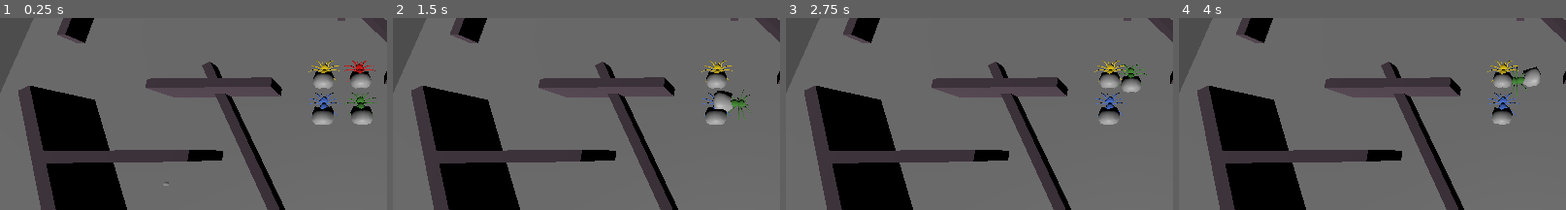
Above: before the commit, frames 1-4 (left to right).
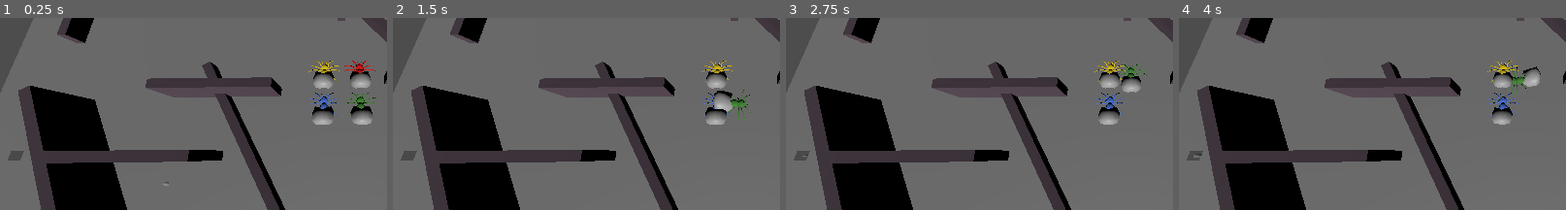
Above: after the commit, the same moments.

Repository: justfordoener/ggj_2025
Game: Godot game, scene res://scenes/level_test.tscn
Same seed, same stepped clock (60 frames per second), same inputs: the game is played once before the commit and once after it.
Inputs:
- Up to frame 1 (0.25 s): no input
- Up to frame 2 (1.5 s): tap Enter at 0.5 s; hold D (move_right) 0.53-1.28 s; hold F 0.53-1.28 s; hold S (move_down) from 1.28 s (still down); tap H at 1.35 s
- Up to frame 3 (2.75 s): tap Space at 2 s; release S (move_down) at 2.03 s; hold D (move_right) from 2.03 s (still down); hold T from 2.03 s (still down)
- Up to frame 4 (4 s): release D (move_right) at 2.78 s; release T at 2.78 s; hold W (move_up) 2.78-3.53 s; tap G at 2.85 s; tap Enter at 3.5 s; hold A (move_left) from 3.53 s (still down); hold F from 3.53 s (still down)
The pictures show only the part of the screen within x 6-56%, y 26-76%; the shares and areas given below are measured in that part.

The runs differ from the first frame. In frame 1, 0.2% of the frame differs, in the area x 2-7%, y 69-75%; in frame 2, 0.2%; in frame 3, 0.2%; in frame 4, 0.1%.

Commit message:
spawner in level, variables accessible

Diff:
--- a/project.godot
+++ b/project.godot
@@ -17,6 +17,26 @@
 
 [input]
 
+move_right={
+"deadzone": 0.5,
+"events": [Object(InputEventKey,"resource_local_to_scene":false,"resource_name":"","device":-1,"window_id":0,"alt_pressed":false,"shift_pressed":false,"ctrl_pressed":false,"meta_pressed":false,"pressed":false,"keycode":0,"physical_keycode":68,"key_label":0,"unicode":100,"location":0,"echo":false,"script":null)
+]
+}
+move_left={
+"deadzone": 0.5,
+"events": [Object(InputEventKey,"resource_local_to_scene":false,"resource_name":"","device":-1,"window_id":0,"alt_pressed":false,"shift_pressed":false,"ctrl_pressed":false,"meta_pressed":false,"pressed":false,"keycode":0,"physical_keycode":65,"key_label":0,"unicode":97,"location":0,"echo":false,"script":null)
+]
+}
+move_up={
+"deadzone": 0.5,
+"events": [Object(InputEventKey,"resource_local_to_scene":false,"resource_name":"","device":-1,"window_id":0,"alt_pressed":false,"shift_pressed":false,"ctrl_pressed":false,"meta_pressed":false,"pressed":false,"keycode":0,"physical_keycode":87,"key_label":0,"unicode":119,"location":0,"echo":false,"script":null)
+]
+}
+move_down={
+"deadzone": 0.5,
+"events": [Object(InputEventKey,"resource_local_to_scene":false,"resource_name":"","device":-1,"window_id":0,"alt_pressed":false,"shift_pressed":false,"ctrl_pressed":false,"meta_pressed":false,"pressed":false,"keycode":0,"physical_keycode":83,"key_label":0,"unicode":115,"location":0,"echo":false,"script":null)
+]
+}
 1_move_left={
 "deadzone": 0.5,
 "events": [Object(InputEventKey,"resource_local_to_scene":false,"resource_name":"","device":-1,"window_id":0,"alt_press …(191 unchanged characters)…
@@ -97,26 +117,6 @@
 "events": [Object(InputEventKey,"resource_local_to_scene":false,"resource_name":"","device":-1,"window_id":0,"alt_press …(195 unchanged characters)…
 ]
 }
-move_right={
-"deadzone": 0.5,
-"events": [Object(InputEventKey,"resource_local_to_scene":false,"resource_name":"","device":-1,"window_id":0,"alt_pressed":false,"shift_pressed":false,"ctrl_pressed":false,"meta_pressed":false,"pressed":false,"keycode":0,"physical_keycode":68,"key_label":0,"unicode":100,"location":0,"echo":false,"script":null)
-]
-}
-move_left={
-"deadzone": 0.5,
-"events": [Object(InputEventKey,"resource_local_to_scene":false,"resource_name":"","device":-1,"window_id":0,"alt_pressed":false,"shift_pressed":false,"ctrl_pressed":false,"meta_pressed":false,"pressed":false,"keycode":0,"physical_keycode":65,"key_label":0,"unicode":97,"location":0,"echo":false,"script":null)
-]
-}
-move_up={
-"deadzone": 0.5,
-"events": [Object(InputEventKey,"resource_local_to_scene":false,"resource_name":"","device":-1,"window_id":0,"alt_pressed":false,"shift_pressed":false,"ctrl_pressed":false,"meta_pressed":false,"pressed":false,"keycode":0,"physical_keycode":87,"key_label":0,"unicode":119,"location":0,"echo":false,"script":null)
-]
-}
-move_down={
-"deadzone": 0.5,
-"events": [Object(InputEventKey,"resource_local_to_scene":false,"resource_name":"","device":-1,"window_id":0,"alt_pressed":false,"shift_pressed":false,"ctrl_pressed":false,"meta_pressed":false,"pressed":false,"keycode":0,"physical_keycode":83,"key_label":0,"unicode":115,"location":0,"echo":false,"script":null)
-]
-}
 
 [layer_names]
 
--- a/scenes/bubble_spawn_point.tscn
+++ b/scenes/bubble_spawn_point.tscn
@@ -1,12 +1,12 @@
 [gd_scene load_steps=4 format=3 uid="uid://nn6kq63s4w8e"]
 
-[ext_resource type="Script" path="res://scenes/bubble_spawn_point.gd" id="1_xtfm0"]
+[ext_resource type="Script" path="res://scripts/bubble_spawn_point.gd" id="1_q0oaw"]
 [ext_resource type="PackedScene" uid="uid://dgrfa40y3gln3" path="res://scenes/bubble.tscn" id="2_sxchc"]
 
 [sub_resource type="PrismMesh" id="PrismMesh_ig1hx"]
 
 [node name="bubble_spawn_point" type="Node3D"]
-script = ExtResource("1_xtfm0")
+script = ExtResource("1_q0oaw")
 
 [node name="MeshInstance3D" type="MeshInstance3D" parent="."]
 transform = Transform3D(0.2, 0, 0, 0, 0.2, 0, 0, 0, 0.2, 0, 0, 0)
--- a/scenes/level_test.tscn
+++ b/scenes/level_test.tscn
@@ -7,6 +7,8 @@
 [ext_resource type="PackedScene" path="res://scenes/spider_4.tscn" id="5_aehma"]
 [ext_resource type="PackedScene" path="res://scenes/timer.tscn" id="6_o1v6f"]
 [ext_resource type="PackedScene" uid="uid://sdmlr3kuybxu" path="res://scenes/obstacle.tscn" id="7_d4kxs"]
+[ext_resource type="PackedScene" uid="uid://ceipxs5377pau" path="res://scenes/spawner.tscn" id="8_aprab"]
+[ext_resource type="PackedScene" uid="uid://nn6kq63s4w8e" path="res://scenes/bubble_spawn_point.tscn" id="9_xtpyf"]
 
 [sub_resource type="PlaneMesh" id="PlaneMesh_b2i4f"]
 
@@ -22,41 +24,35 @@
 transform = Transform3D(0.998632, -0.0522837, 0, 0.0522837, 0.998632, 0, 0, 0, 1, 6.854, 0, 0.117)
 start_scale = 0.0
 max_scale = 0.5
-spawn_time = 2.0
 
 [node name="bubble2" parent="bubbles" instance=ExtResource("1_0fb2n")]
 transform = Transform3D(1, 0, 0, 0, 1, 0, 0, 0, 1, 7.23002, 0, 1.99015)
 start_scale = 0.0
 max_scale = 0.5
 growth_rate = 0.04
-spawn_time = 4.0
 
 [node name="bubble3" parent="bubbles" instance=ExtResource("1_0fb2n")]
 transform = Transform3D(1, 0, 0, 0, 1, 0, 0, 0, 1, -5.93345, 3.57628e-07, 3.45628)
 start_scale = 0.0
 max_scale = 0.5
-spawn_time = 8.0
 
 [node name="bubble4" parent="bubbles" instance=ExtResource("1_0fb2n")]
 transform = Transform3D(1, 0, 0, 0, 1, 0, 0, 0, 1, 2.832, 0, -1.14492)
 start_scale = 0.0
 max_scale = 0.5
 growth_rate = 0.1
-spawn_time = 10.0
 
 [node name="bubble5" parent="bubbles" instance=ExtResource("1_0fb2n")]
 transform = Transform3D(1, 0, 0, 0, 1, 0, 0, 0, 1, -3.67575, 0, 2.06806)
 start_scale = 0.0
 max_scale = 0.5
 growth_rate = 0.4
-spawn_time = 11.0
 
 [node name="bubble6" parent="bubbles" instance=ExtResource("1_0fb2n")]
 transform = Transform3D(1, 0, 0, 0, 1, 0, 0, 0, 1, -7.40873, -4.76837e-07, -3.07349)
 start_scale = 0.0
 max_scale = 0.5
 growth_rate = 0.4
-spawn_time = 11.0
 
 [node name="Camera3D" type="Camera3D" parent="."]
 transform = Transform3D(0.999945, 0.0103314, -0.00192332, 0, 0.183018, 0.98311, 0.0105089, -0.983055, 0.183008, 0, 3.2, 1.5)
@@ -138,3 +134,12 @@
 
 [node name="obstacle15" parent="obstacles" instance=ExtResource("7_d4kxs")]
 transform = Transform3D(-0.2, 0, -3.92589e-07, 0, 1, 0, 3.01992e-08, 0, -2.6, -6.52925, -0.232561, -2.60491)
+
+[node name="spawner" parent="." instance=ExtResource("8_aprab")]
+transform = Transform3D(1, 0, 0, 0, 1, 0, 0, 0, 1, 2.21712, 0, 0)
+
+[node name="spawn_points" type="Node3D" parent="spawner"]
+
+[node name="bubble_spawn_point" parent="spawner/spawn_points" instance=ExtResource("9_xtpyf")]
+transform = Transform3D(1, 0, 0, 0, 1, 0, 0, 0, 1, -9.18955, 0, 1.4631)
+cooldown = 5.0
--- a/scenes/spawner.tscn
+++ b/scenes/spawner.tscn
@@ -1,21 +1,6 @@
-[gd_scene load_steps=3 format=3 uid="uid://dn0fer5ytrkog"]
+[gd_scene load_steps=2 format=3 uid="uid://ceipxs5377pau"]
 
 [ext_resource type="Script" path="res://scripts/spawner.gd" id="1_11jpt"]
-[ext_resource type="PackedScene" uid="uid://nn6kq63s4w8e" path="res://scenes/bubble_spawn_point.tscn" id="2_s073q"]
 
 [node name="spawner" type="Node3D"]
 script = ExtResource("1_11jpt")
-
-[node name="spawn_points" type="Node3D" parent="."]
-
-[node name="bubble_spawn_point" parent="spawn_points" instance=ExtResource("2_s073q")]
-transform = Transform3D(1, 0, 0, 0, 1, 0, 0, 0, 1, 0.561324, 0, -0.249497)
-
-[node name="bubble_spawn_point2" parent="spawn_points" instance=ExtResource("2_s073q")]
-transform = Transform3D(1, 0, 0, 0, 1, 0, 0, 0, 1, -0.146655, 0, -0.0202771)
-
-[node name="bubble_spawn_point3" parent="spawn_points" instance=ExtResource("2_s073q")]
-transform = Transform3D(1, 0, 0, 0, 1, 0, 0, 0, 1, 0.223154, 0, 0.224129)
-
-[node name="Camera3D" type="Camera3D" parent="."]
-transform = Transform3D(1, 0, 0, 0, 1, 0, 0, 0, 1, 0, 0, 0.812122)
--- a/scenes/bubble_spawn_point.gd
+++ b/scripts/bubble_spawn_point.gd
@@ -2,12 +2,17 @@
 
 var time_left : float = 0
 
-@onready var cooldown : float = $bubble.cooldown
+@export var start_scale: float = 0.05
+@export var max_scale: float = 0.3
+@export var growth_rate: float = 0.02
+@export var cooldown : float = 0
 
 # Called when the node enters the scene tree for the first time.
 func _ready() -> void:
-	pass # Replace with function body.
-
+	$bubble.start_scale = start_scale
+	$bubble.max_scale = max_scale
+	$bubble.growth_rate = growth_rate
+	$bubble.cooldown = cooldown
 
 # Called every frame. 'delta' is the elapsed time since the previous frame.
 func _process(delta: float) -> void:
Not shown: 1 places in scenes/level_test.tscn that only renumber resources
